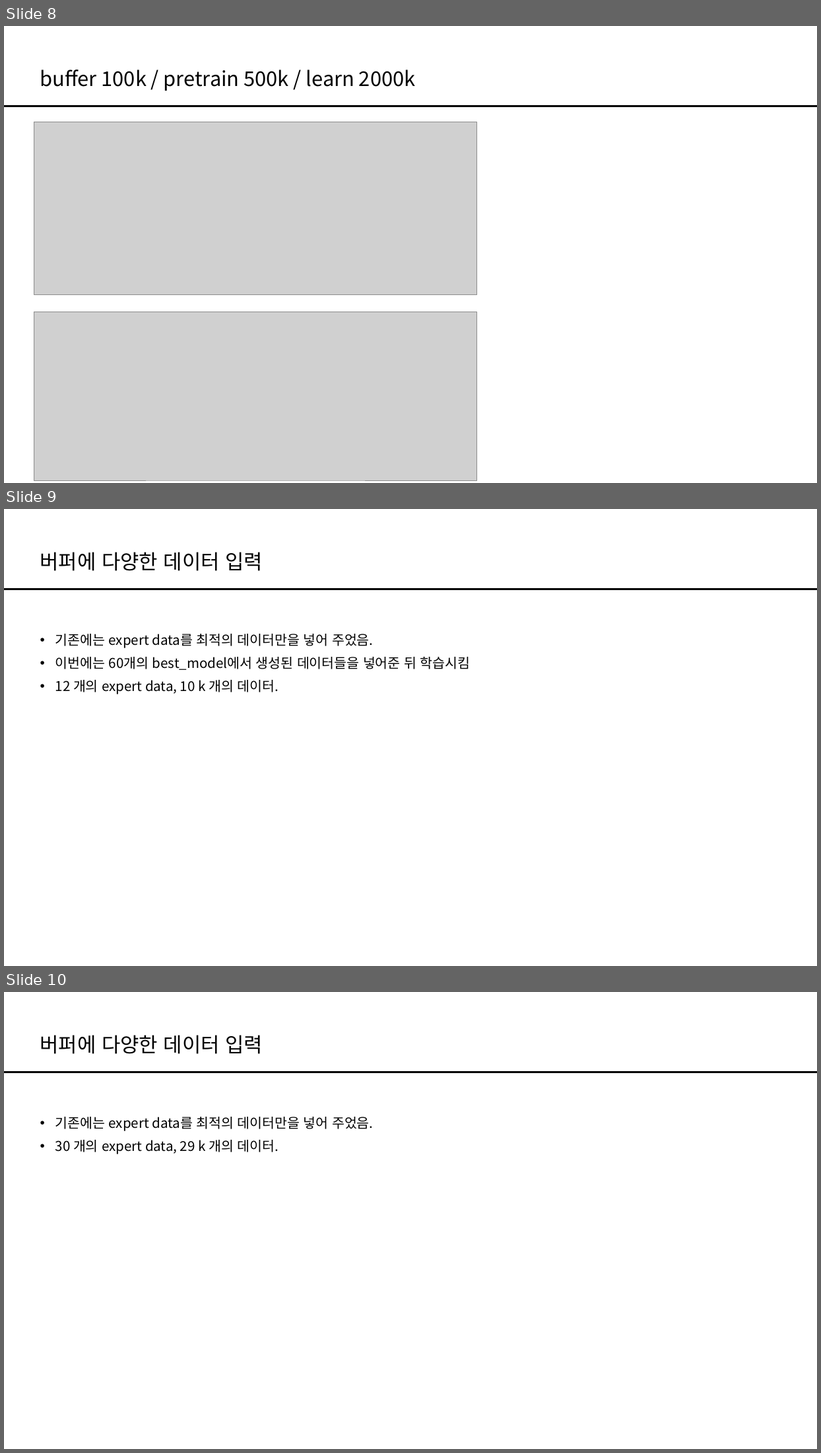
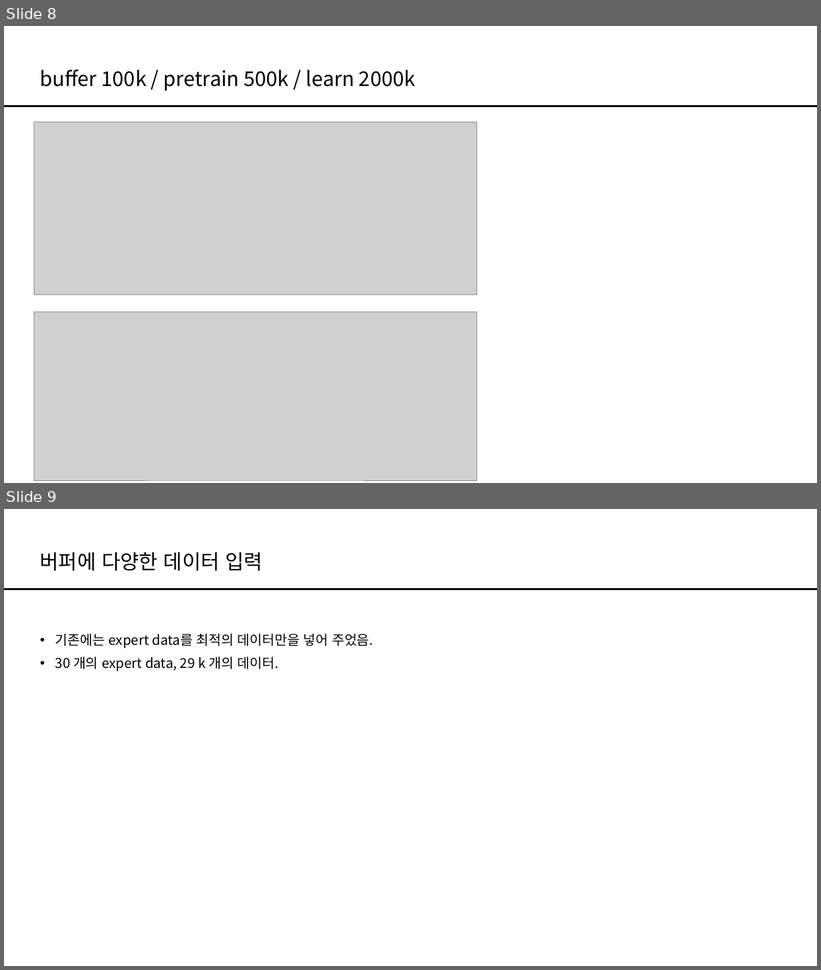
Before and after one commit to HAN2496/CarMakerResults, a slide deck: 1217Report_Pretrain정리/1217Report.pptx. Shown one above the other, each under a label of ours: slides 8, 9 and 10 before the commit, slides 8 and 9 after it. The pictures are 821x1453 and 821x970 pixels, drawn with LibreOffice and Linux fonts; fonts in the diff are those of the drawing; grey boxes stand for pictures. Boxes give left, top, right and bottom in pixels: in the first picture for what was removed or moved away, otherwise in the second. Text is boxed around its words. In the diff, an @@ line names an element or a change of style, - is before the commit and + after.

```diff
--- a/1217Report_Pretrain정리/1217Report.pptx
+++ b/1217Report_Pretrain정리/1217Report.pptx
@@ slide 9 removed at (x1=4, y1=509, x2=817, y2=966), background #FFFFFF; not listed: 1 template element that a slide beside it also shows @@
@@ title removed at (x1=40, y1=552, x2=263, y2=571) @@
-버퍼에 다양한 데이터 입력
@@ text removed at (x1=55, y1=634, x2=470, y2=694) @@
-• 기존에는 expert data를 최적의 데이터만을 넣어 주었음.
-• 이번에는 60개의 best_model에서 생성된 데이터들을 넣어준 뒤 학습시킴
-• 12 개의 expert data, 10 k 개의 데이터.
@@ what was slide 10 is now slide 9 @@
```
